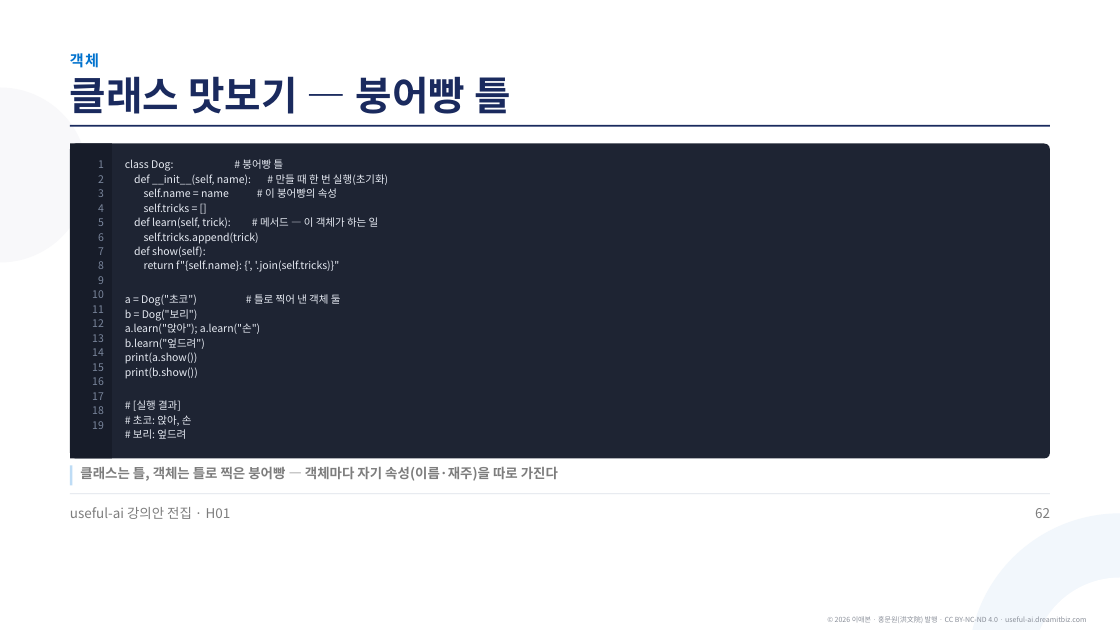
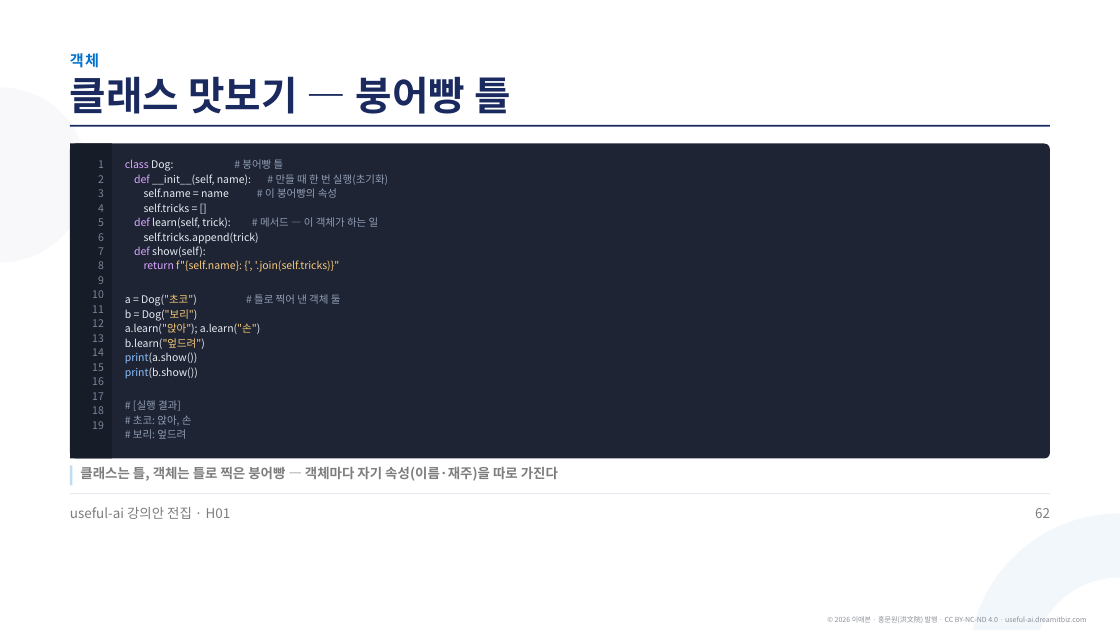
Before and after one commit to aebonlee/materials, a slide deck: slide 64 of library/h01-python-basics/h01-python-basics.pptx. Drawn at 1120x630 pixels with LibreOffice and Linux fonts; fonts in the diff are those of the drawing. Boxes give left, top, right and bottom in pixels: in the first picture for what was removed or moved away, otherwise in the second. Text is boxed around its words. In the diff, an @@ line names an element or a change of style, - is before the commit and + after.

```diff
--- a/library/h01-python-basics/h01-python-basics.pptx
+++ b/library/h01-python-basics/h01-python-basics.pptx
@@ text at (x1=125, y1=159, x2=388, y2=439): text colour #E6EAF2 to #D9A7FF in "class", "def", "def", "def" and 1 more places; text colour #E6EAF2 to #8F9DB5 in "# 붕어빵 틀", "# 만들 때 한 번 실행(초기화)", "# 이 붕어빵의 속성", "# 메서드 — 이 객체가 하는 일" and 4 more places; text colour #E6EAF2 to #F5C97A in "f"{self.name}: {', '.join(self.tricks)}"", "Dog("초코")", "Dog("보리")", "a.learn("앉아"); a.learn("손")" and 1 more places; text colour #E6EAF2 to #8ABFFF in "print(a.show())", "print(b.show())" @@
```
Also in this commit, not shown: 51 other slides changed, 3 other files.
